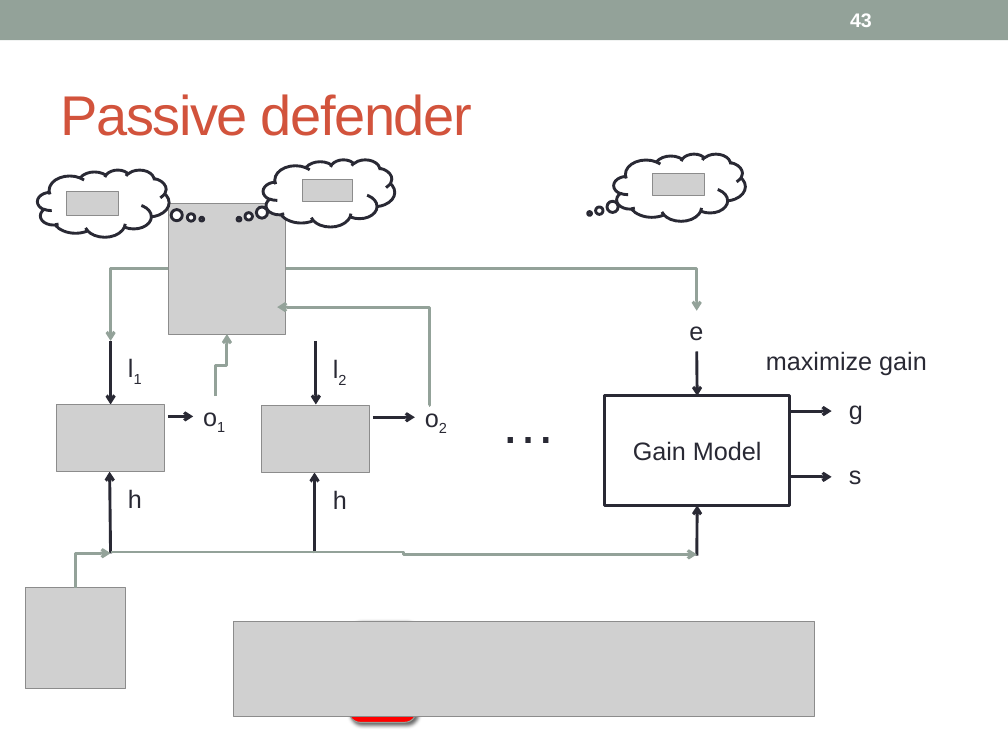
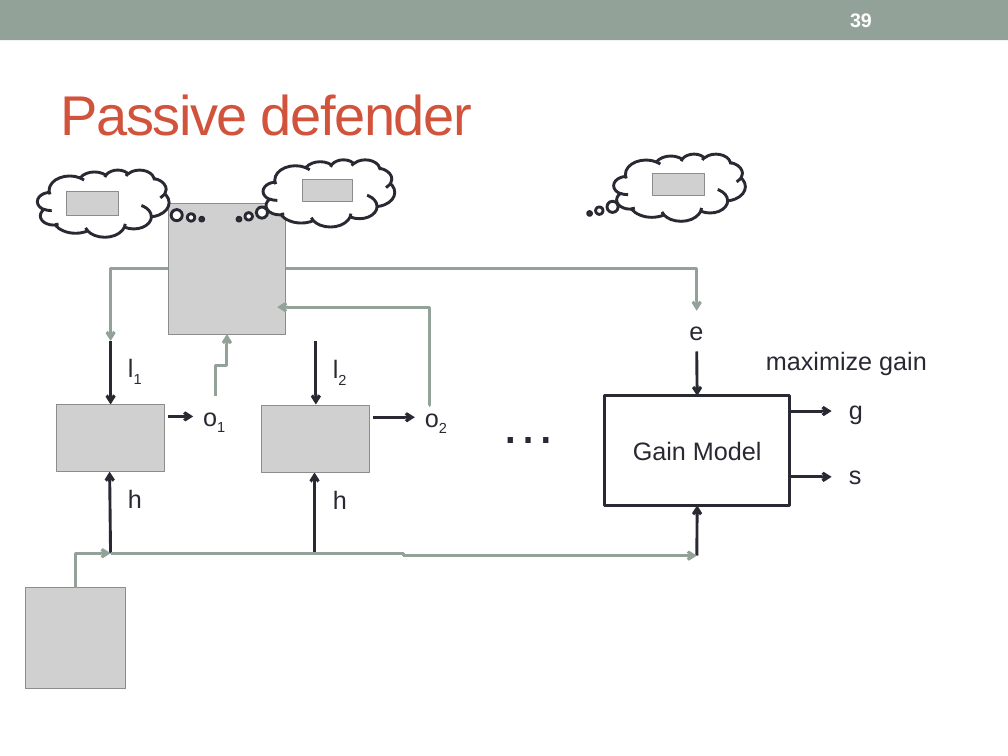
Before and after one commit to piotrm0/piotrm0.github.io, a slide deck: slide 39 of docs/mardziel15hcss.pres.pptx (slide 43 before the commit). Drawn at 1008x756 pixels with LibreOffice and Linux fonts; fonts in the diff are those of the drawing; grey boxes stand for pictures. Boxes give left, top, right and bottom in pixels: in the first picture for what was removed or moved away, otherwise in the second. Text is boxed around its words. In the diff, an @@ line names an element or a change of style, - is before the commit and + after.

```diff
--- a/docs/mardziel15hcss.pres.pptx
+++ b/docs/mardziel15hcss.pres.pptx
@@ page number at <box>850,13,872,27</box>: text changed @@
-43
+39
@@ elbow arrow (111, 553) - (697, 555): route changed @@
@@ picture removed at <box>234,622,815,717</box> @@
@@ rounded rectangle removed at <box>349,622,416,723</box> @@
```
Also in this commit, not shown: 39 other slides changed, 2 slides added, 6 slides removed, 34 other files.
